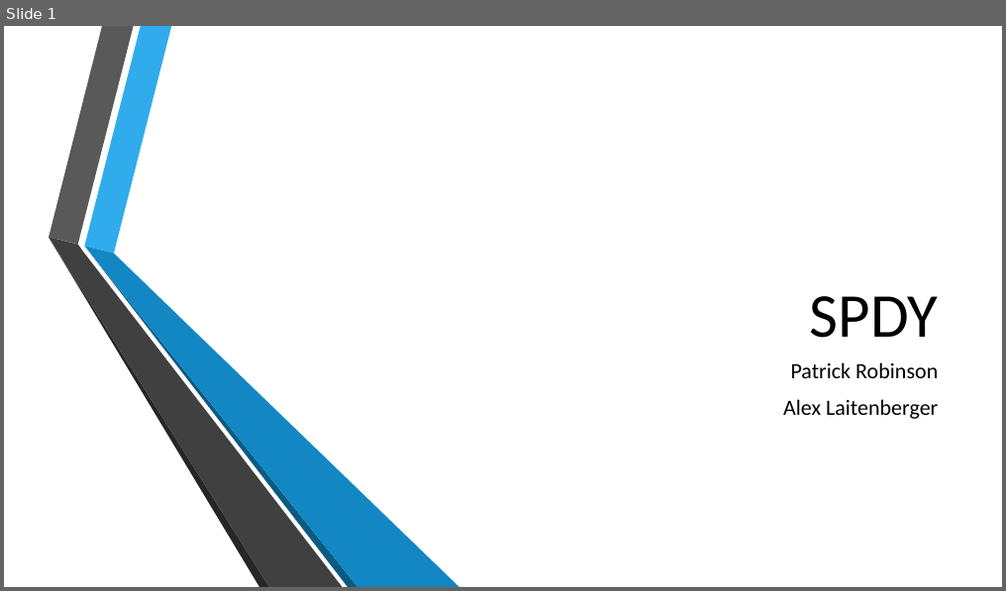
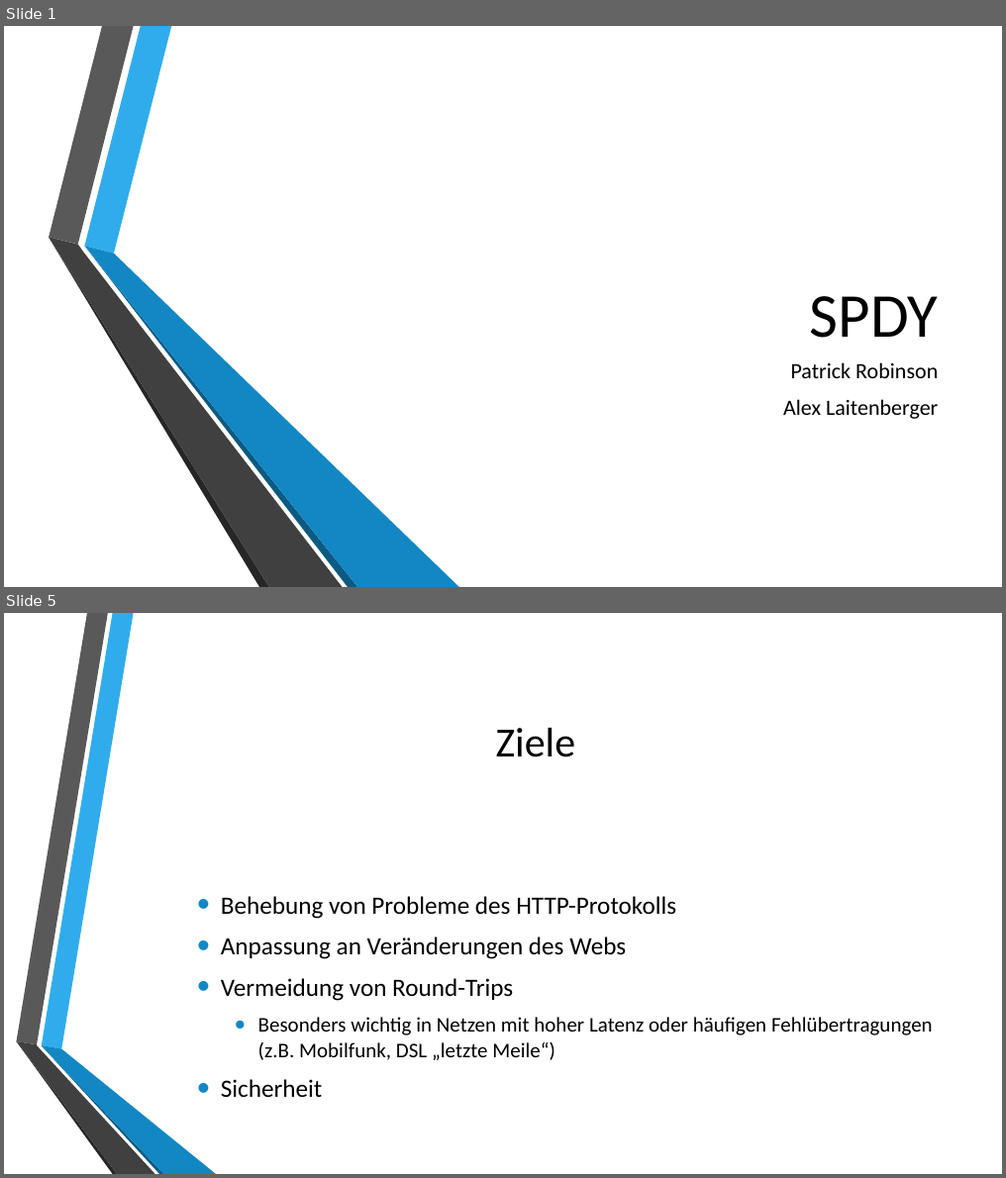
Before and after one commit to autarchprinceps/Reactive-Load-Generator, a slide deck: research/Präsentation.pptx. Shown one above the other, each under a label of ours: slide 1 before the commit, slides 1 and 5 after it; the slides between them are not shown. The pictures are 1006x591 and 1006x1178 pixels, drawn with LibreOffice and Linux fonts; fonts in the diff are those of the drawing; background and template pictures are left out. Boxes give left, top, right and bottom in pixels: in the first picture for what was removed or moved away, otherwise in the second. Text is boxed around its words. In the diff, an @@ line names an element or a change of style, - is before the commit and + after.

```diff
--- a/research/Präsentation.pptx
+++ b/research/Präsentation.pptx
@@ slide 5 added at [4, 613, 1002, 1174], background picture (left out) @@
@@ title added at [496, 728, 576, 758], 40 pt, text #000000 @@
+Ziele
@@ text added at [221, 896, 933, 1097], 24 pt, text #000000 @@
+• Behebung von Probleme des HTTP-Protokolls
+• Anpassung an Veränderungen des Webs
+• Vermeidung von Round-Trips
+  • Besonders wichtig in Netzen mit hoher Latenz oder häufigen Fehlübertragungen (z.B. Mobilfunk, DSL „letzte Meile“)
+• Sicherheit
@@ group added at [16, 613, 216, 1174]: 6 freeform shapes @@
```
Also in this commit, not shown: 2 slides changed, 11 other slides added, 1 other file.
